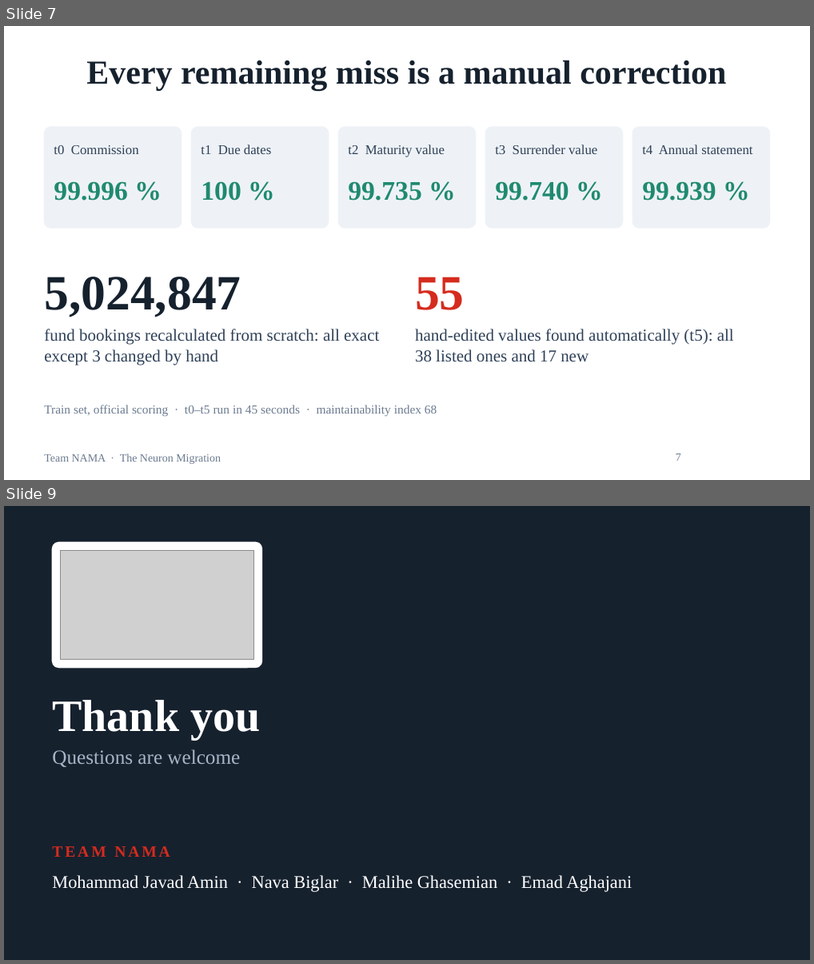
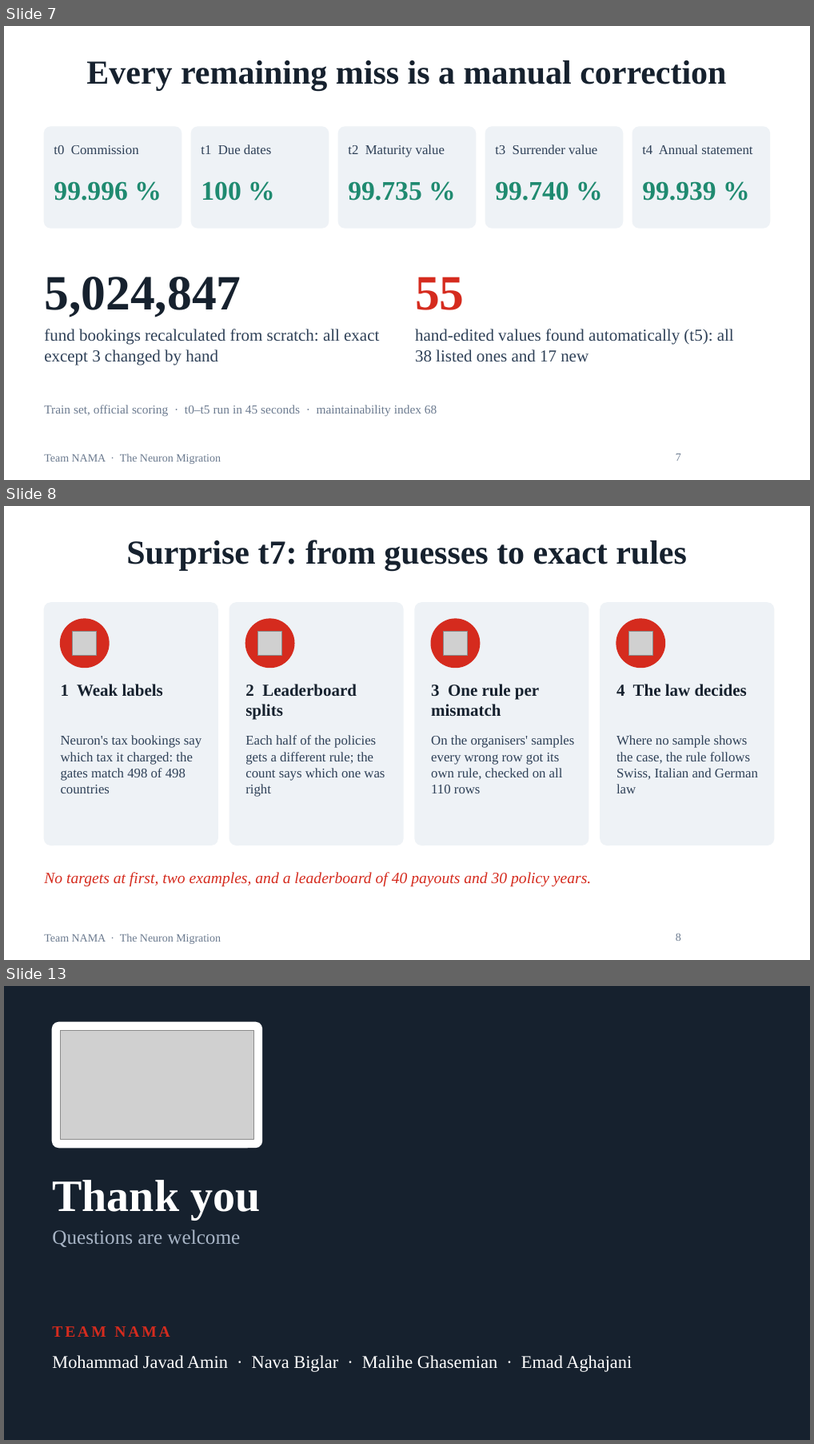
Before and after one commit to mj-amin-ece/Lifeware-Challenge, a slide deck: presentation/NAMA_Neuron_Migration.pptx. Shown one above the other, each under a label of ours: slides 7 and 9 before the commit, slides 7, 8 and 13 after it; the slides between them are not shown. The pictures are 814x964 and 814x1444 pixels, drawn with LibreOffice and Linux fonts; fonts in the diff are those of the drawing; grey boxes stand for pictures; background and template pictures are left out. Boxes give left, top, right and bottom in pixels: in the first picture for what was removed or moved away, otherwise in the second. Text is boxed around its words. In the diff, an @@ line names an element or a change of style, - is before the commit and + after.

Commit message:
Deck and video script: five t7 slides (method, one rule per mismatch, Italian split, results, the law) with the new plots

```diff
--- a/presentation/NAMA_Neuron_Migration.pptx
+++ b/presentation/NAMA_Neuron_Migration.pptx
@@ slide 8 added at (4,506,810,960), background #FFFFFF; not listed: 1 template element that a slide beside it also shows @@
@@ title added at (126,540,687,570), 30 pt, text #16212E, bold @@
+Surprise t7: from guesses to exact rules
@@ rounded rectangle added at (44,603,218,844), fill #EEF2F6, outline #EEF2F6 1 pt @@
@@ ellipse added at (61,619,109,668), fill #D52B1E, outline #D52B1E 1 pt @@
@@ rounded rectangle added at (230,603,403,844), fill #EEF2F6, outline #EEF2F6 1 pt @@
@@ ellipse added at (246,619,294,668), fill #D52B1E, outline #D52B1E 1 pt @@
@@ rounded rectangle added at (415,603,589,844), fill #EEF2F6, outline #EEF2F6 1 pt @@
@@ ellipse added at (431,619,480,668), fill #D52B1E, outline #D52B1E 1 pt @@
@@ rounded rectangle added at (601,603,774,844), fill #EEF2F6, outline #EEF2F6 1 pt @@
@@ ellipse added at (617,619,666,668), fill #D52B1E, outline #D52B1E 1 pt @@
@@ picture added at (73,631,97,655) @@
@@ picture added at (258,631,282,655) @@
@@ picture added at (443,631,468,655) @@
@@ picture added at (629,631,653,655) @@
@@ text added at (61,684,163,696), 15 pt, text #16212E, bold @@
+1 Weak labels
@@ text added at (246,684,357,720), 15 pt, text #16212E, bold @@
+2 Leaderboard splits
@@ text added at (431,684,539,716), 15 pt, text #16212E, bold @@
+3 One rule per mismatch
@@ text added at (617,684,747,696), 15 pt, text #16212E, bold @@
+4 The law decides
@@ text added at (61,735,202,793), 12 pt, text #2E4057 @@
+Neuron's tax bookings say which tax it charged: the gates match 498 of 498 countries
@@ text added at (246,735,385,796), 12 pt, text #2E4057 @@
+Each half of the policies gets a different rule; the count says which one was right
@@ text added at (431,735,574,793), 12 pt, text #2E4057 @@
+On the organisers' samples every wrong row got its own rule, checked on all 110 rows
@@ text added at (617,735,758,793), 12 pt, text #2E4057 @@
+Where no sample shows the case, the rule follows Swiss, Italian and German law
@@ text added at (44,872,591,887), 14 pt, text #D52B1E, italic @@
+No targets at first, two examples, and a leaderboard of 40 payouts and 30 policy years.
@@ page number added at (676,933,682,940), 10 pt, text #6B7A8F @@
+8
@@ what was slide 9 is now slide 13 @@
```
Also in this commit, not shown: 4 other slides added, 1 slide removed, 2 other files.
